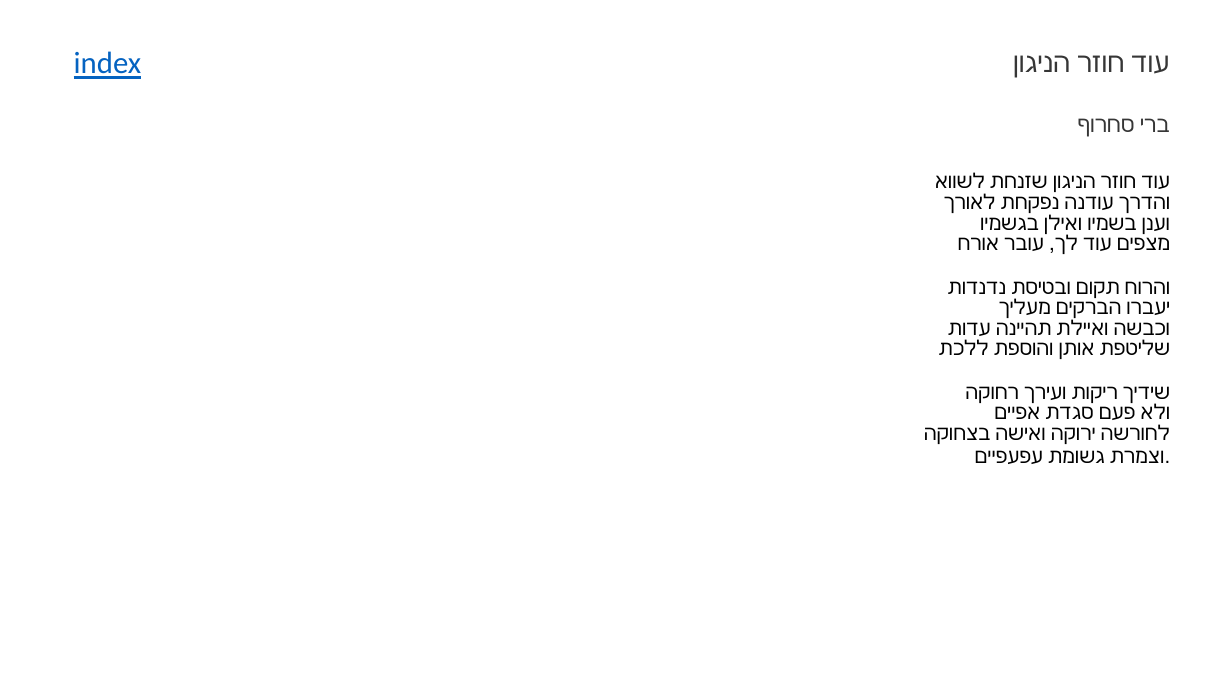
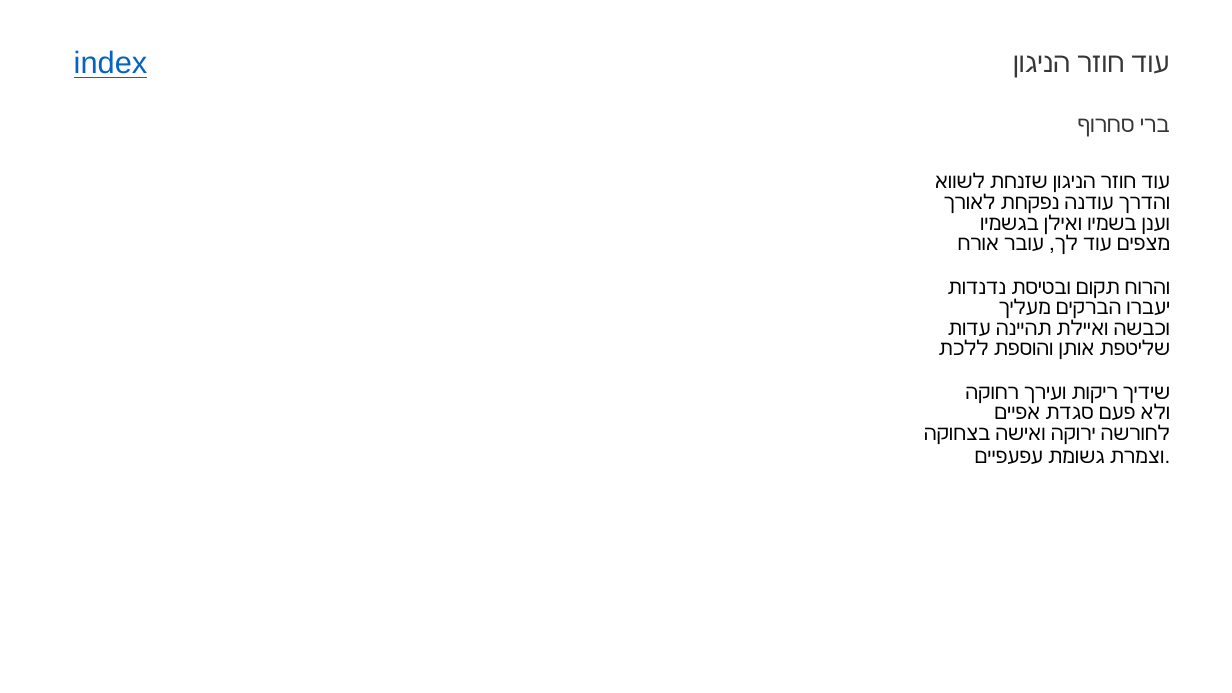
Before and after one commit to guypeled76/songs2slides, a slide deck: slide 52 of songs.pptx. Drawn at 1232x693 pixels with LibreOffice and Linux fonts; fonts in the diff are those of the drawing. Boxes give left, top, right and bottom in pixels: in the first picture for what was removed or moved away, otherwise in the second. Text is boxed around its words. In the diff, an @@ line names an element or a change of style, - is before the commit and + after.

```diff
--- a/songs.pptx
+++ b/songs.pptx
@@ text "index" at bbox=[74, 50, 148, 78]: font Calibri to Arial @@
```
Also in this commit, not shown: 63 other slides changed, 2 other files.
